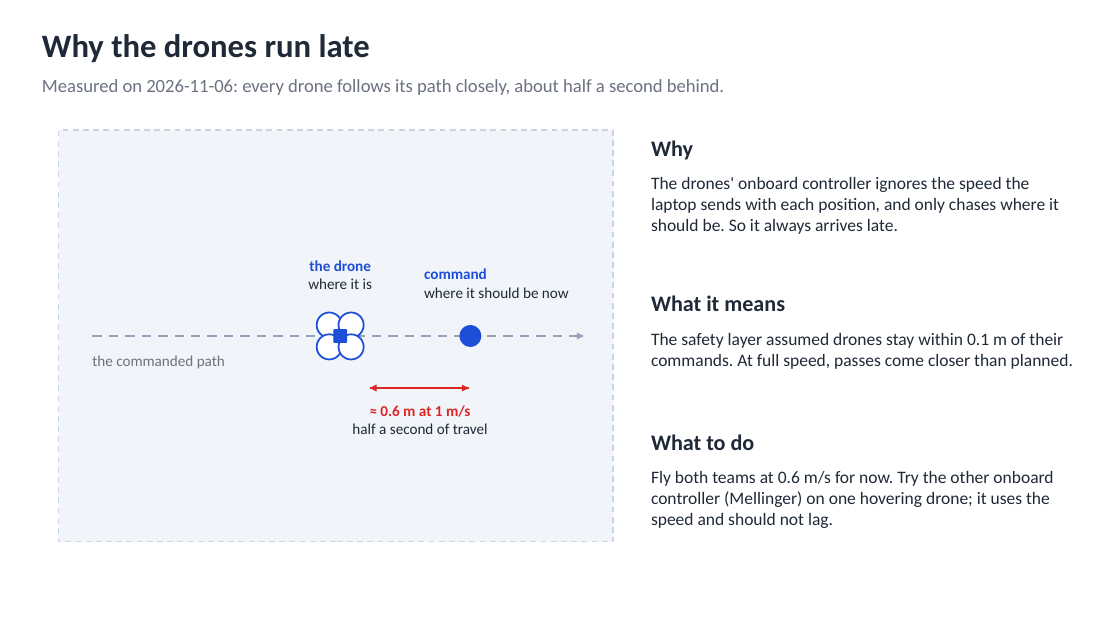
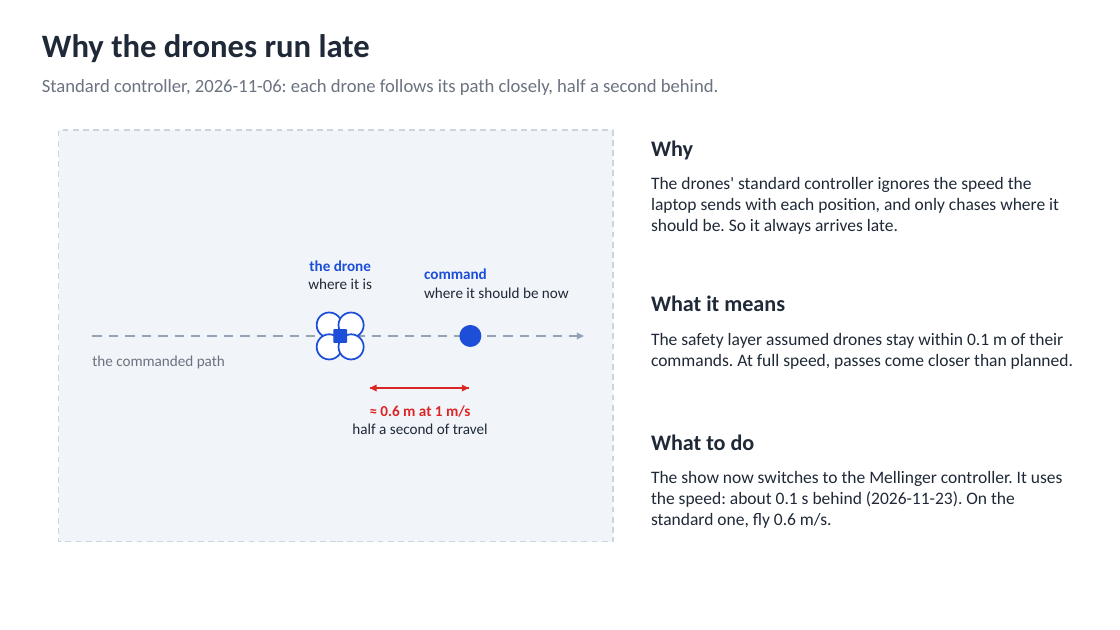
Before and after one commit to AI-DA-STC/CrazySwarm2-with-Mocap_Strike-and-Guard, a slide deck: slide 30 of docs/diagrams/strike-and-guard-diagrams.pptx. Drawn at 1120x630 pixels with LibreOffice and Linux fonts; fonts in the diff are those of the drawing. Boxes give left, top, right and bottom in pixels: in the first picture for what was removed or moved away, otherwise in the second. Text is boxed around its words. In the diff, an @@ line names an element or a change of style, - is before the commit and + after.

```diff
--- a/docs/diagrams/strike-and-guard-diagrams.pptx
+++ b/docs/diagrams/strike-and-guard-diagrams.pptx
@@ text at (x1=42, y1=79, x2=718, y2=95): text changed @@
-Measured on 2026-11-06: every drone follows its path closely, about half a second behind.
+Standard controller, 2026-11-06: each drone follows its path closely, half a second behind.
@@ text at (x1=651, y1=177, x2=1059, y2=234): text changed @@
-The drones' onboard controller ignores the speed the laptop sends with each position, and only chases where it should be. So it always arrives late.
+The drones' standard controller ignores the speed the laptop sends with each position, and only chases where it should be. So it always arrives late.
@@ text at (x1=651, y1=471, x2=1063, y2=528): text changed @@
-Fly both teams at 0.6 m/s for now. Try the other onboard controller (Mellinger) on one hovering drone; it uses the speed and should not lag.
+The show now switches to the Mellinger controller. It uses the speed: about 0.1 s behind (2026-11-23). On the standard one, fly 0.6 m/s.
```
Also in this commit, not shown: 17 other files.
